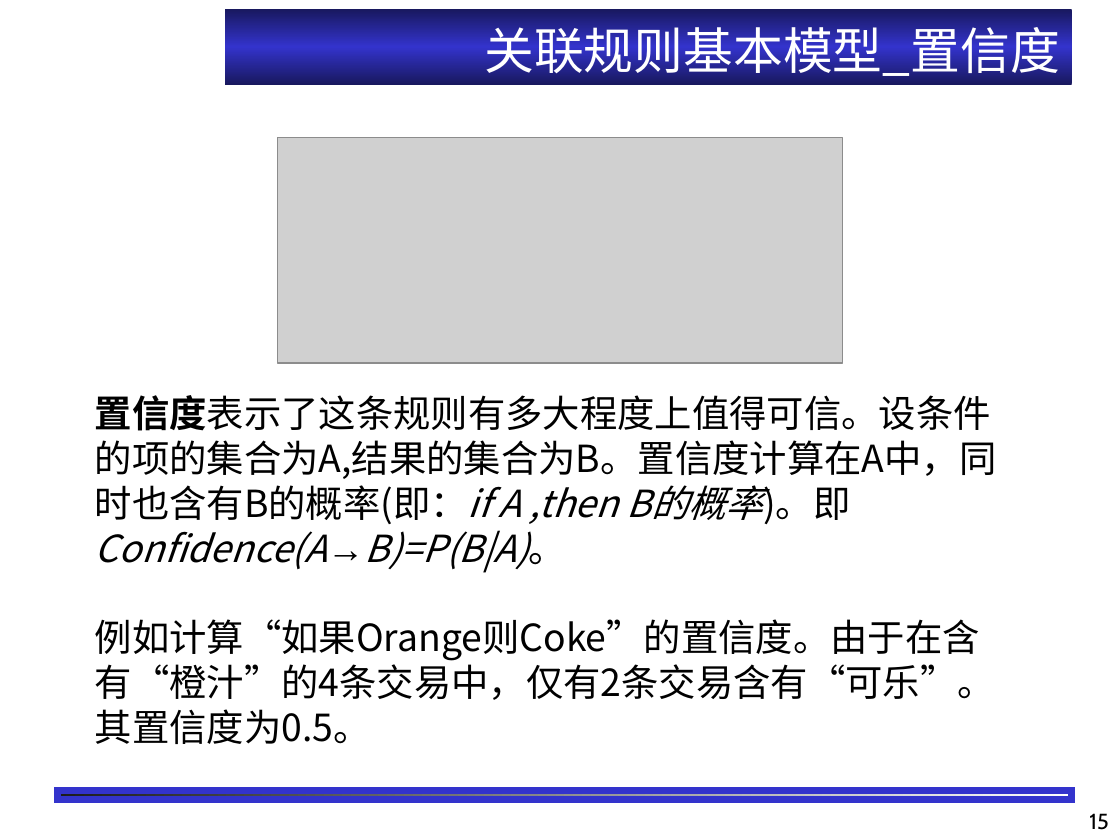
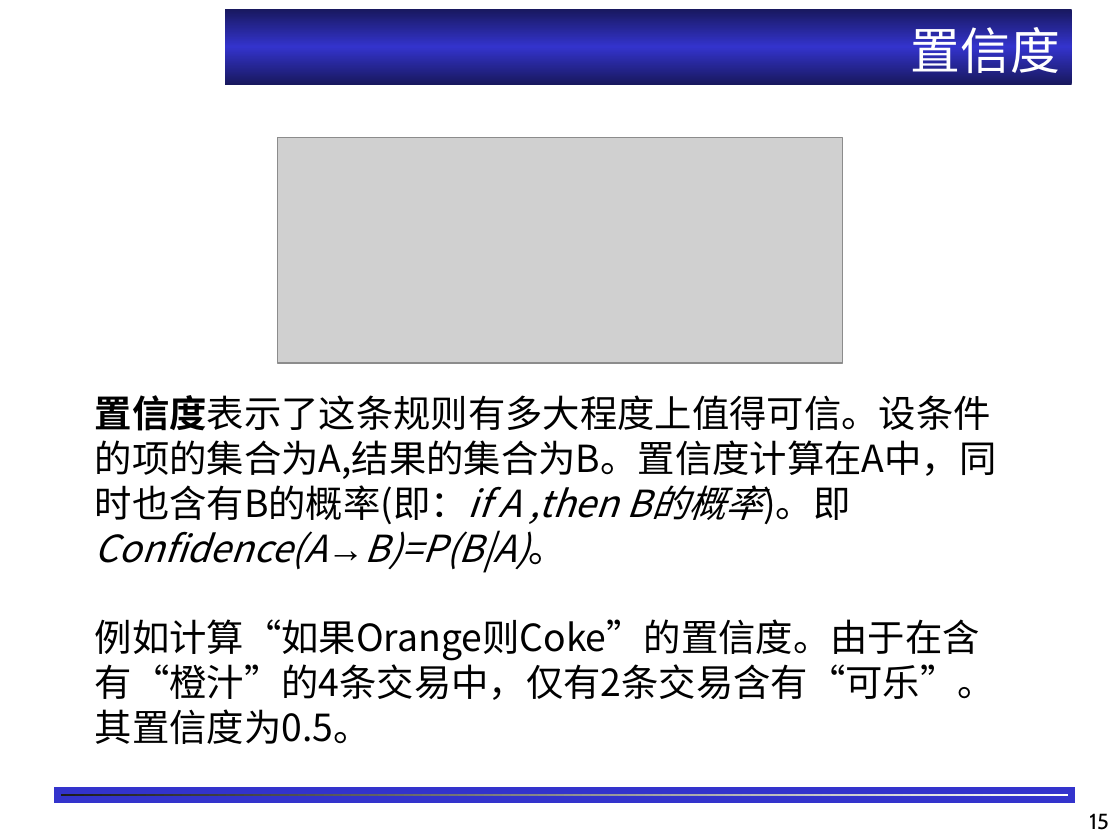
Before and after one commit to shfkuang/shfkuang.github.io, a slide deck: slide 15 of dm/lecture/ch3.1.ppt. Drawn at 1120x840 pixels with LibreOffice and Linux fonts; fonts in the diff are those of the drawing; grey boxes stand for pictures; background and template pictures are left out. Boxes give left, top, right and bottom in pixels: in the first picture for what was removed or moved away, otherwise in the second. Text is boxed around its words. In the diff, an @@ line names an element or a change of style, - is before the commit and + after.

```diff
--- a/dm/lecture/ch3.1.ppt
+++ b/dm/lecture/ch3.1.ppt
@@ title at [911, 18, 1060, 81]: text changed @@
-关联规则基本模型_置信度
+置信度
```
Also in this commit, not shown: 6 other slides changed, 2 other files.
